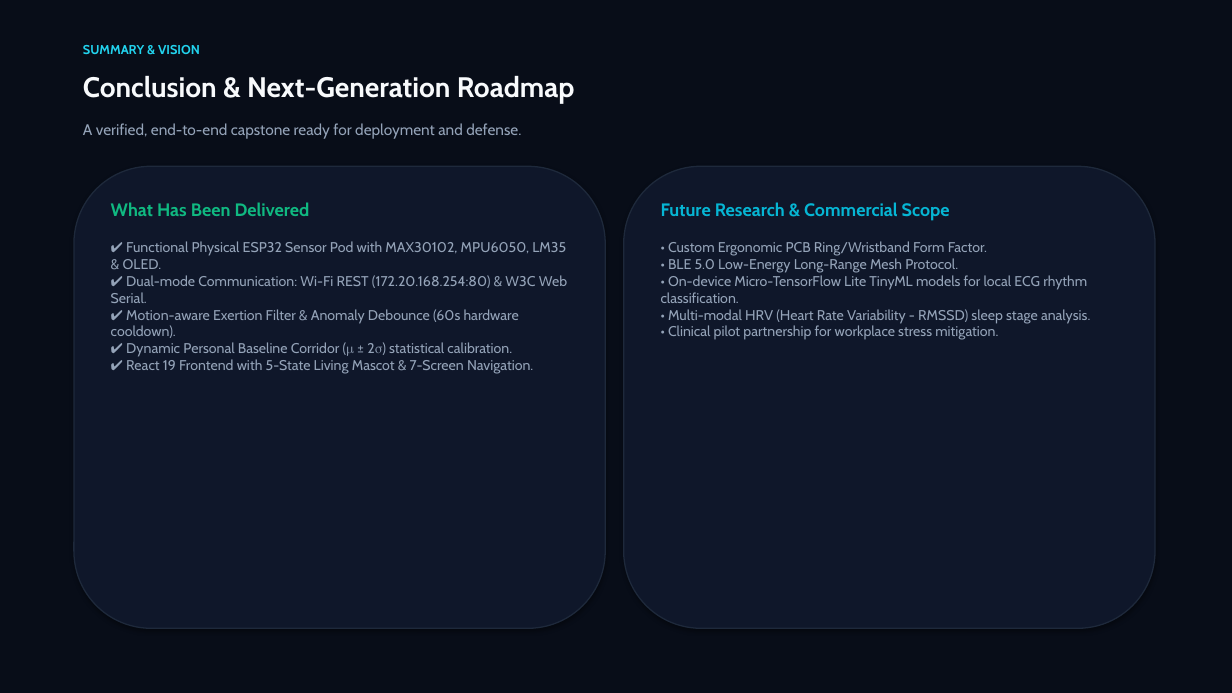
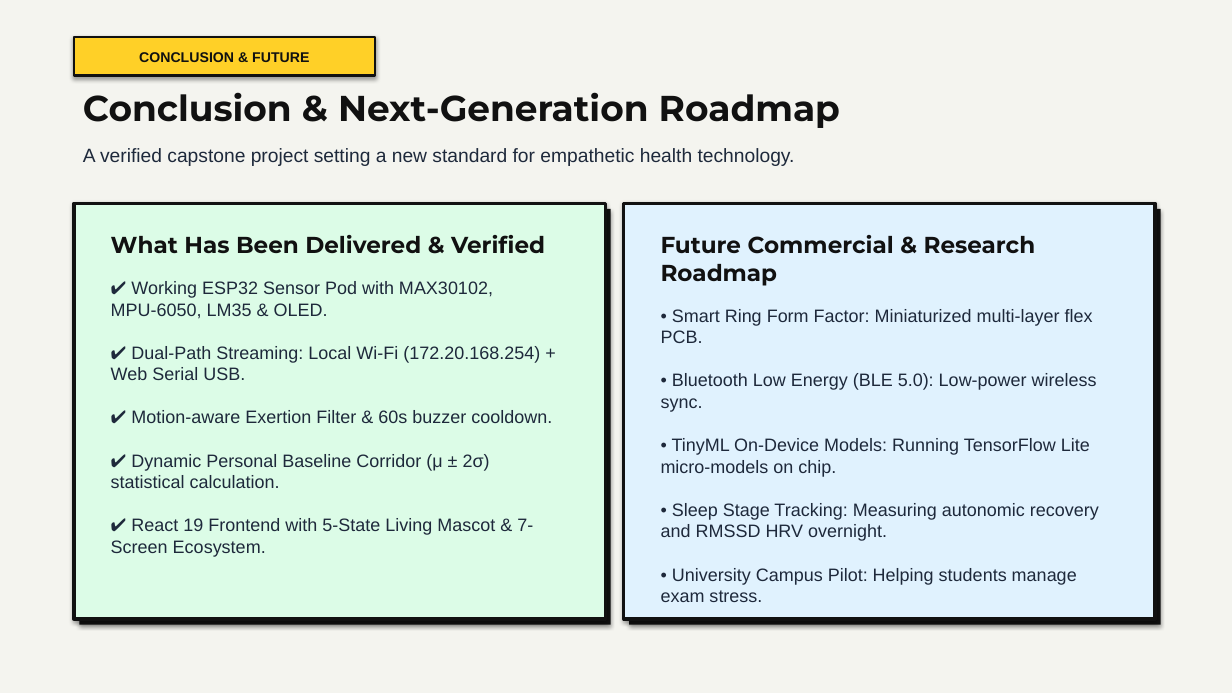
Before and after one commit to diya-1720/CaPsToNe, a slide deck: slide 14 of AWEN_Final_Presentation_AF52.pptx. Drawn at 1232x693 pixels with LibreOffice and Linux fonts; fonts in the diff are those of the drawing. Boxes give left, top, right and bottom in pixels: in the first picture for what was removed or moved away, otherwise in the second. Text is boxed around its words. In the diff, an @@ line names an element or a change of style, - is before the commit and + after.

```diff
--- a/AWEN_Final_Presentation_AF52.pptx
+++ b/AWEN_Final_Presentation_AF52.pptx
@@ rectangle at [0,0,1232,693]: fill #080D18 to #F4F4EF; outline #080D18 0.75 pt to none @@
@@ rectangle added at [74,37,375,76], fill #FFD027, outline #111111 2 pt, 11 pt, text #111111, bold @@
+CONCLUSION & FUTURE
@@ text removed at [83,45,200,54] @@
-SUMMARY & VISION
@@ text "Conclusion & Next-Generation Roadmap": place and size @@
-text "Conclusion & Next-Generation Roadmap" at [83,76,575,103]
+text "Conclusion & Next-Generation Roadmap" at [83,92,840,128]
@@ text "Conclusion & Next-Generation Roadmap" at [83,92,840,128]: size 22 to 28 pt, font Cabin to Montserrat, text colour #F8FAFC to #111111 @@
@@ text at [83,148,795,166]: text changed; size 12 to 15 pt; font Cabin to Arial; text colour #94A3B8 to #1E293B @@
-A verified, end-to-end capstone ready for deployment and defense.
+A verified capstone project setting a new standard for empathetic health technology.
@@ rounded rectangle removed at [624,166,1155,628] @@
@@ rectangle added at [74,203,605,619], fill #DCFCE7, outline #111111 2.5 pt @@
@@ rectangle: place and size @@
-rectangle at [74,166,605,628]
+rectangle at [79,209,611,625]
@@ rectangle at [79,209,611,625]: rounded rectangle to rectangle; fill #0F172A to #111111; outline #1E293B 1 pt to none @@
@@ rectangle added at [624,203,1155,619], fill #E0F2FE, outline #111111 2.5 pt @@
@@ rectangle added at [629,209,1161,625], fill #111111 @@
@@ text at [111,235,552,557]: text changed; size 11 to 14 pt; font Cabin to Arial; text colour #94A3B8 to #1E293B @@
-What Has Been Delivered
-✔ Functional Physical ESP32 Sensor Pod with MAX30102, MPU6050, LM35 & OLED.
-✔ Dual-mode Communication: Wi-Fi REST (172.20.168.254:80) & W3C Web Serial.
-✔ Motion-aware Exertion Filter & Anomaly Debounce (60s hardware cooldown).
-✔ Dynamic Personal Baseline Corridor (μ ± 2σ) statistical calibration.
-✔ React 19 Frontend with 5-State Living Mascot & 7-Screen Navigation.
+What Has Been Delivered & Verified
+✔ Working ESP32 Sensor Pod with MAX30102, MPU-6050, LM35 & OLED.
+✔ Dual-Path Streaming: Local Wi-Fi (172.20.168.254) + Web Serial USB.
+✔ Motion-aware Exertion Filter & 60s buzzer cooldown.
+✔ Dynamic Personal Baseline Corridor (μ ± 2σ) statistical calculation.
+✔ React 19 Frontend with 5-State Living Mascot & 7-Screen Ecosystem.
@@ text at [661,235,1099,602]: text changed; size 11 to 14 pt; font Cabin to Arial; text colour #94A3B8 to #1E293B @@
-Future Research & Commercial Scope
-• Custom Ergonomic PCB Ring/Wristband Form Factor.
-• BLE 5.0 Low-Energy Long-Range Mesh Protocol.
-• On-device Micro-TensorFlow Lite TinyML models for local ECG rhythm classification.
-• Multi-modal HRV (Heart Rate Variability - RMSSD) sleep stage analysis.
-• Clinical pilot partnership for workplace stress mitigation.
+Future Commercial & Research Roadmap
+• Smart Ring Form Factor: Miniaturized multi-layer flex PCB.
+• Bluetooth Low Energy (BLE 5.0): Low-power wireless sync.
+• TinyML On-Device Models: Running TensorFlow Lite micro-models on chip.
+• Sleep Stage Tracking: Measuring autonomic recovery and RMSSD HRV overnight.
+• University Campus Pilot: Helping students manage exam stress.
```
Also in this commit, not shown: 1 other slide changed, 12 slides added, 12 slides removed, 2 other files.
